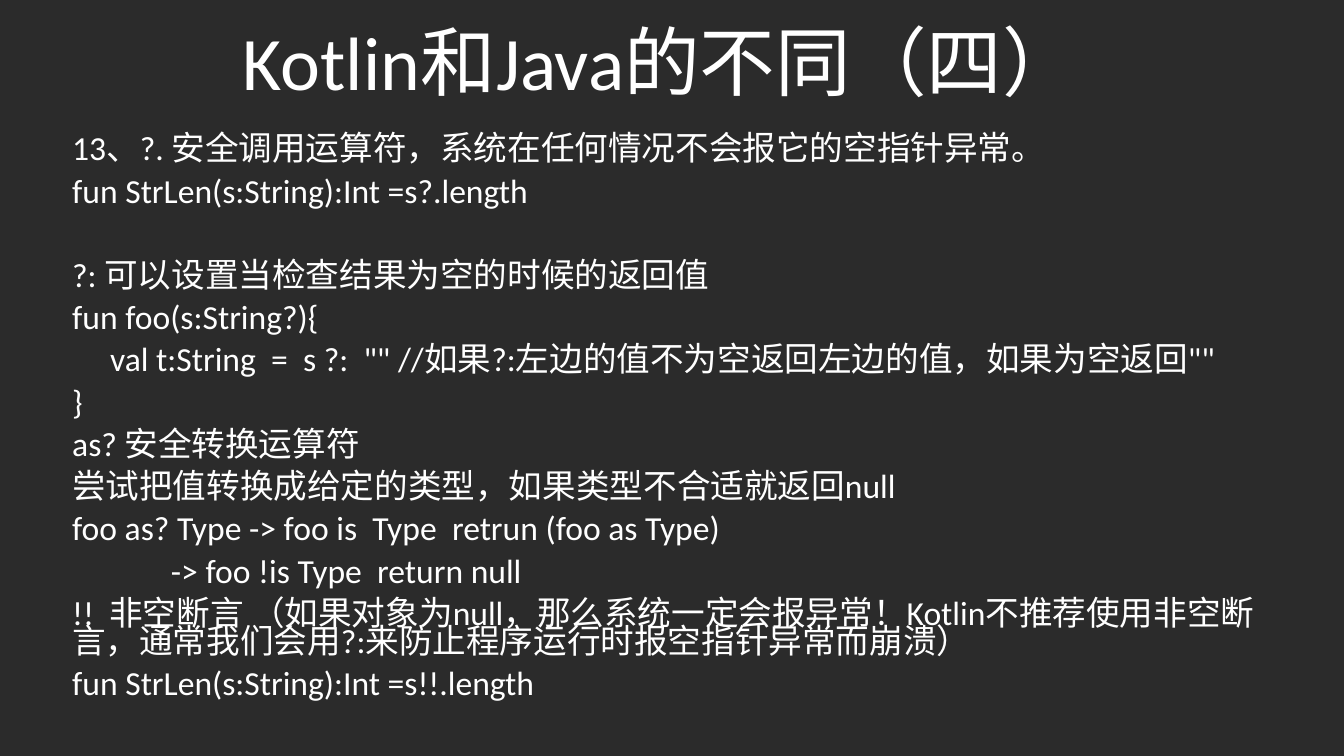
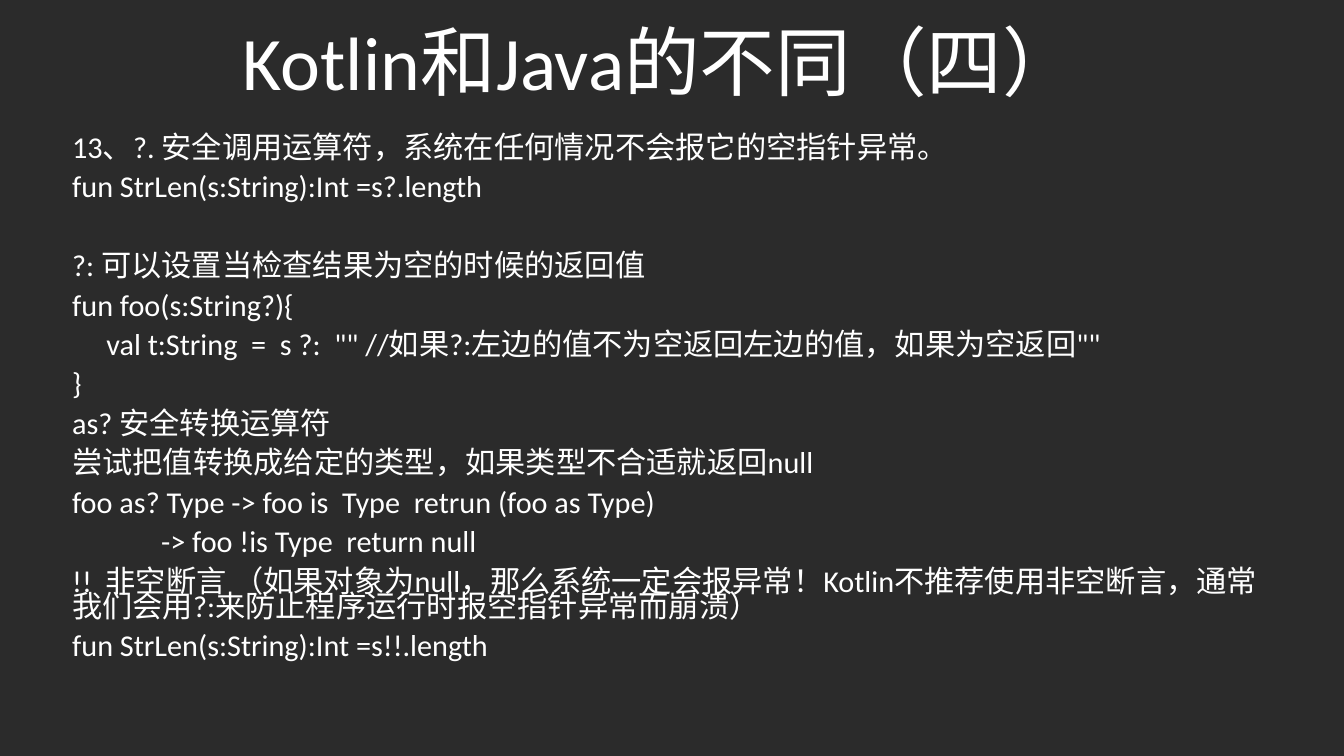
Before and after one commit to gaoleicoding/HelloKotlin, a slide deck: slide 8 of KotlinApp/Kotlin分享.pptx. Drawn at 1344x756 pixels with LibreOffice and Linux fonts; fonts in the diff are those of the drawing; background and template pictures are left out; a plain dark background stands for a picture behind light text. Boxes give left, top, right and bottom in pixels: in the first picture for what was removed or moved away, otherwise in the second. Text is boxed around its words. In the diff, an @@ line names an element or a change of style, - is before the commit and + after.

```diff
--- a/KotlinApp/Kotlin分享.pptx
+++ b/KotlinApp/Kotlin分享.pptx
@@ subtitle "13、?. 安全调用运算符，系统在任何情况不会报它的空指针异常。" at (72, 132, 1257, 661): size 24 to 21.6 pt @@
```
Also in this commit, not shown: 2 other slides changed, 5 other files.
